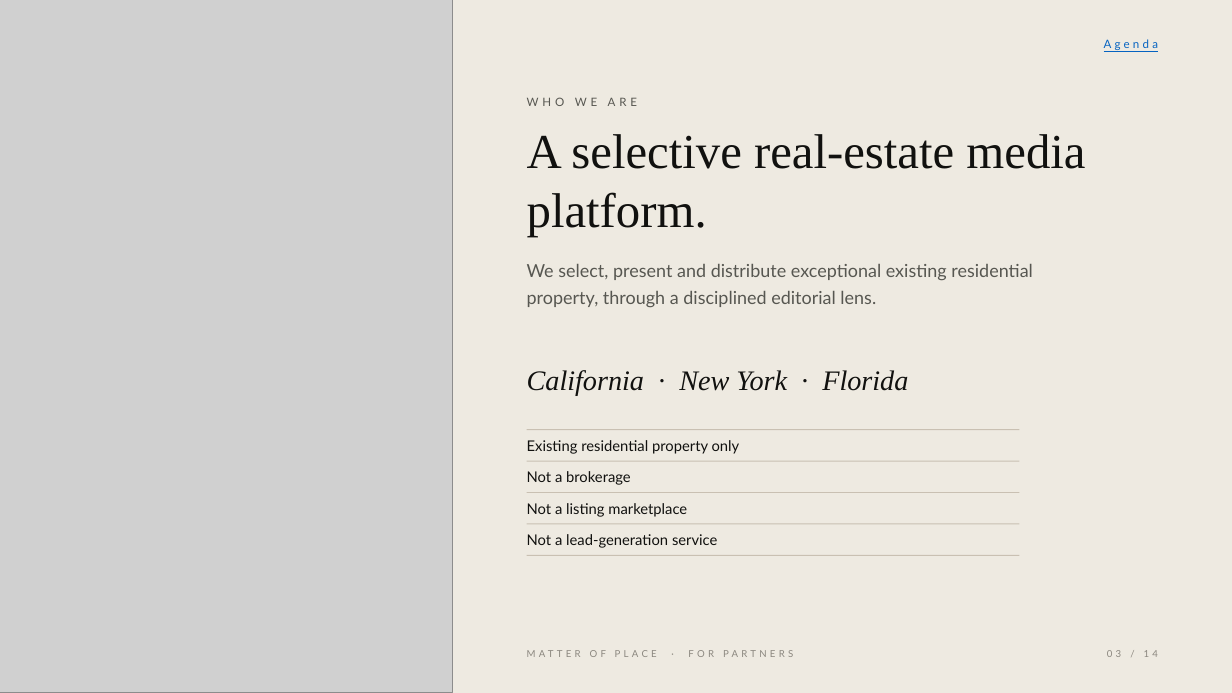
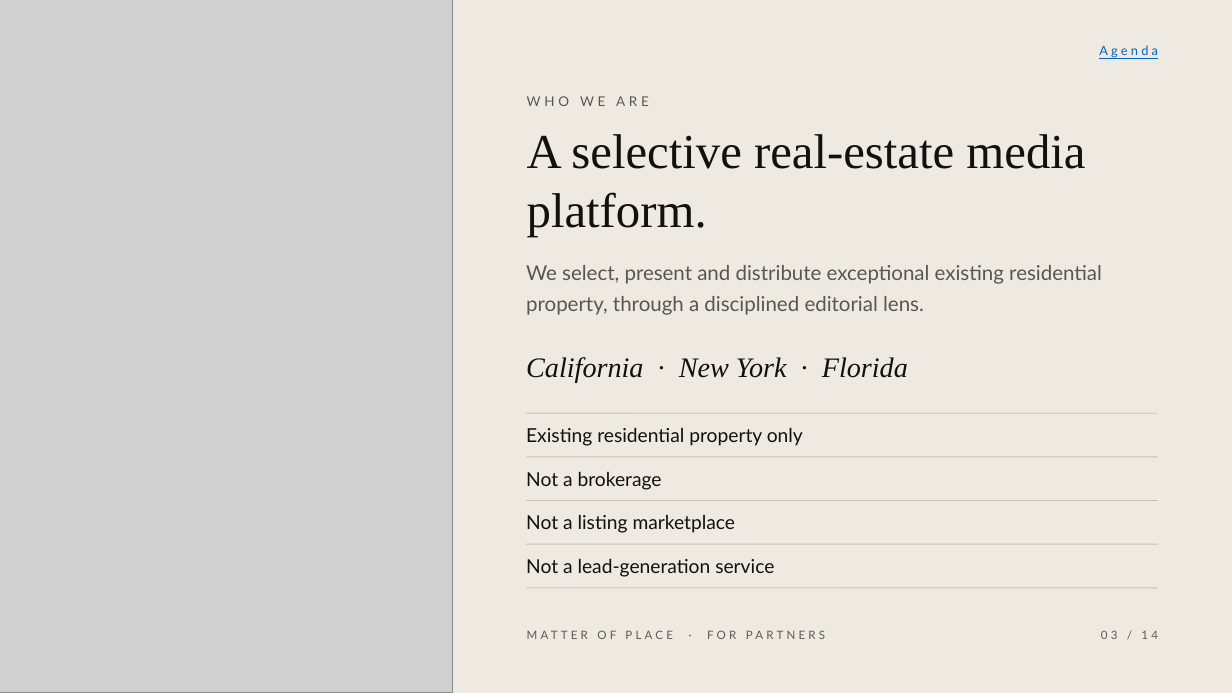
Before and after one commit to AbdulrahmanAmer/matter-of-place, a slide deck: slide 3 of launch/03-partner-deck/matter-of-place-for-partners.pptx. Drawn at 1232x693 pixels with LibreOffice and Linux fonts; fonts in the diff are those of the drawing; grey boxes stand for pictures. Boxes give left, top, right and bottom in pixels: in the first picture for what was removed or moved away, otherwise in the second. Text is boxed around its words. In the diff, an @@ line names an element or a change of style, - is before the commit and + after.

```diff
--- a/launch/03-partner-deck/matter-of-place-for-partners.pptx
+++ b/launch/03-partner-deck/matter-of-place-for-partners.pptx
@@ text "Agenda" at box(1099, 45, 1158, 58): size 9 to 10 pt @@
@@ text "WHO WE ARE" at box(527, 96, 649, 106): size 9 to 10.5 pt @@
@@ text "We select, present and distribute ..." at box(526, 265, 1102, 315): size 14 to 16 pt @@
@@ text "California · New York · ...": place and size @@
-text "California · New York · ..." at box(527, 370, 908, 395)
+text "California · New York · ..." at box(526, 357, 908, 382)
@@ text "Existing residential property only": place and size @@
-text "Existing residential property only" at box(527, 440, 740, 454)
+text "Existing residential property only" at box(526, 428, 803, 446)
@@ line moved from (527, 430) - (1019, 430) to (526, 413) - (1158, 413) @@
@@ line moved from (527, 461) - (1019, 461) to (526, 457) - (1158, 457) @@
@@ text "Not a listing marketplace": place and size @@
-text "Not a listing marketplace" at box(527, 503, 687, 517)
+text "Not a listing marketplace" at box(526, 515, 736, 533)
@@ line moved from (527, 493) - (1019, 493) to (526, 501) - (1158, 501) @@
@@ size 11.5 to 15 pt in 4 elements at box(526, 472, 662, 490), box(526, 428, 803, 446), box(526, 515, 736, 533), box(526, 559, 774, 577) @@
@@ text "Not a lead-generation service": place and size @@
-text "Not a lead-generation service" at box(527, 534, 717, 548)
+text "Not a lead-generation service" at box(526, 559, 774, 577)
@@ line moved from (527, 524) - (1019, 524) to (526, 544) - (1158, 544) @@
@@ line moved from (527, 555) - (1019, 555) to (526, 588) - (1158, 588) @@
@@ text "MATTER OF PLACE · FOR ...": place and size @@
-text "MATTER OF PLACE · FOR ..." at box(527, 650, 793, 657)
+text "MATTER OF PLACE · FOR ..." at box(707, 630, 825, 639)
@@ text "MATTER OF PLACE · FOR ..." at box(707, 630, 825, 639): size 7.5 to 9 pt, text colour #8B877F to #5E5A54 @@
@@ text "03 / 14": place and size @@
-text "03 / 14" at box(1107, 650, 1158, 657)
+text "03 / 14" at box(1101, 630, 1158, 639)
@@ text "03 / 14" at box(1101, 630, 1158, 639): size 7.5 to 9 pt, text colour #8B877F to #5E5A54 @@
```
Also in this commit, not shown: 13 other slides changed.
